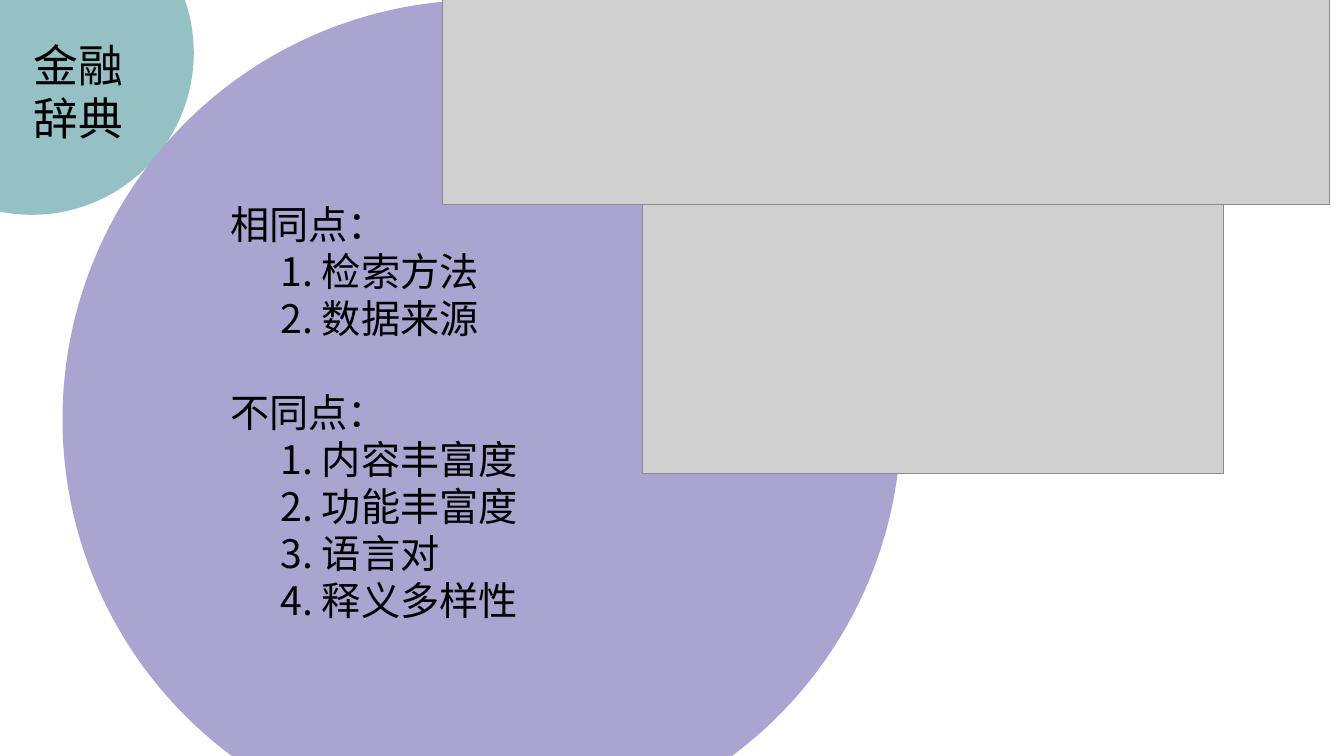
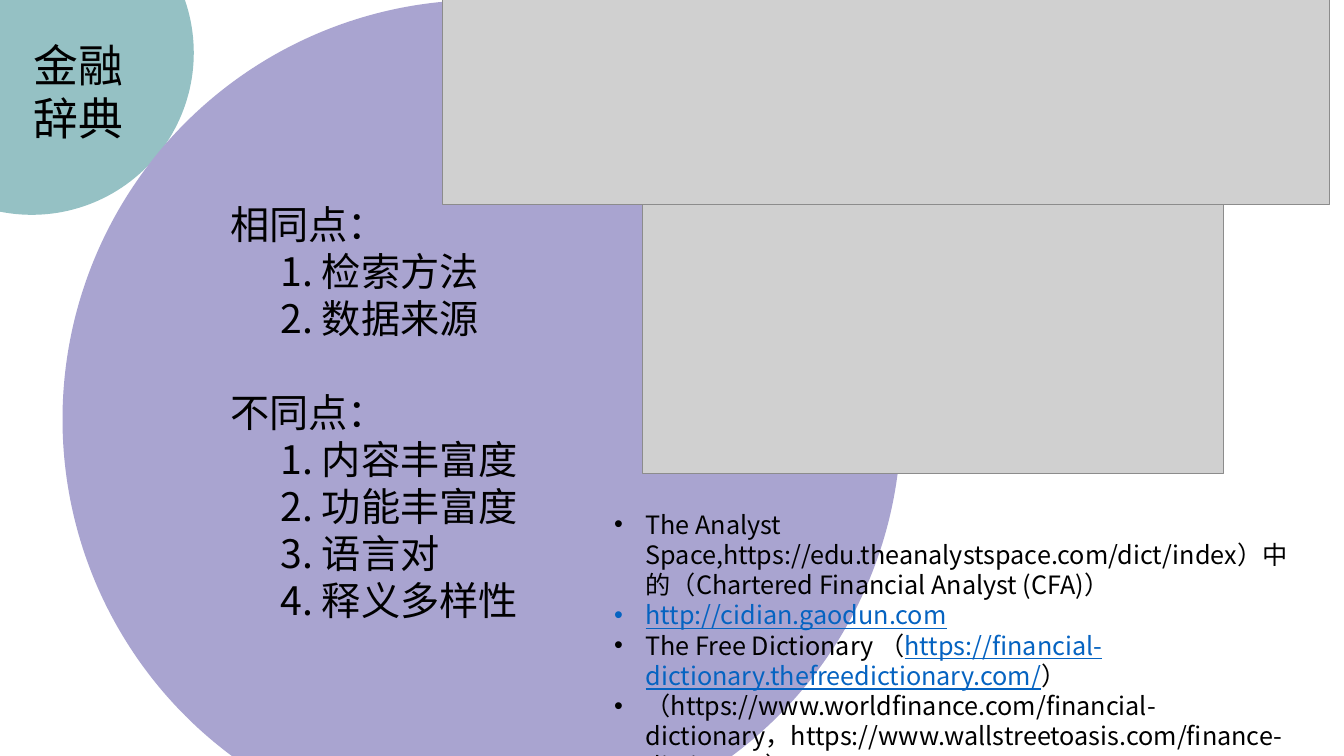
Before and after one commit to peijiawen98/TLK_1107, a slide deck: slide 5 of 电子词典需求分析.pptx. Drawn at 1344x756 pixels with LibreOffice and Linux fonts; fonts in the diff are those of the drawing; grey boxes stand for pictures. Boxes give left, top, right and bottom in pixels: in the first picture for what was removed or moved away, otherwise in the second. Text is boxed around its words. In the diff, an @@ line names an element or a change of style, - is before the commit and + after.

```diff
--- a/电子词典需求分析.pptx
+++ b/电子词典需求分析.pptx
@@ text added at box(646, 514, 1288, 751), 18 pt, text #000000 @@
+• The Analyst Space,https://edu.theanalystspace.com/dict/index）中的（Chartered Financial Analyst (CFA)）
+• http://cidian.gaodun.com
+• The Free Dictionary （https://financial-dictionary.thefreedictionary.com/）
+• （https://www.worldfinance.com/financial-dictionary，https://www.wallstreetoasis.com/finance-dictionary）
```
Also in this commit, not shown: 2 other slides changed.
